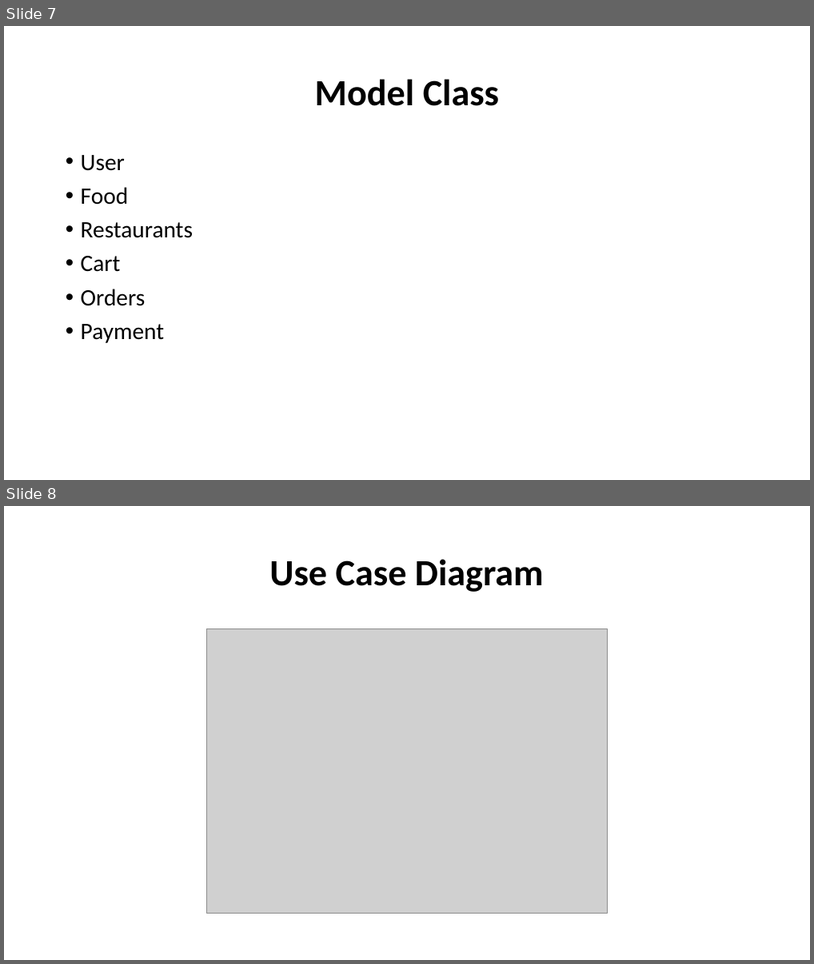
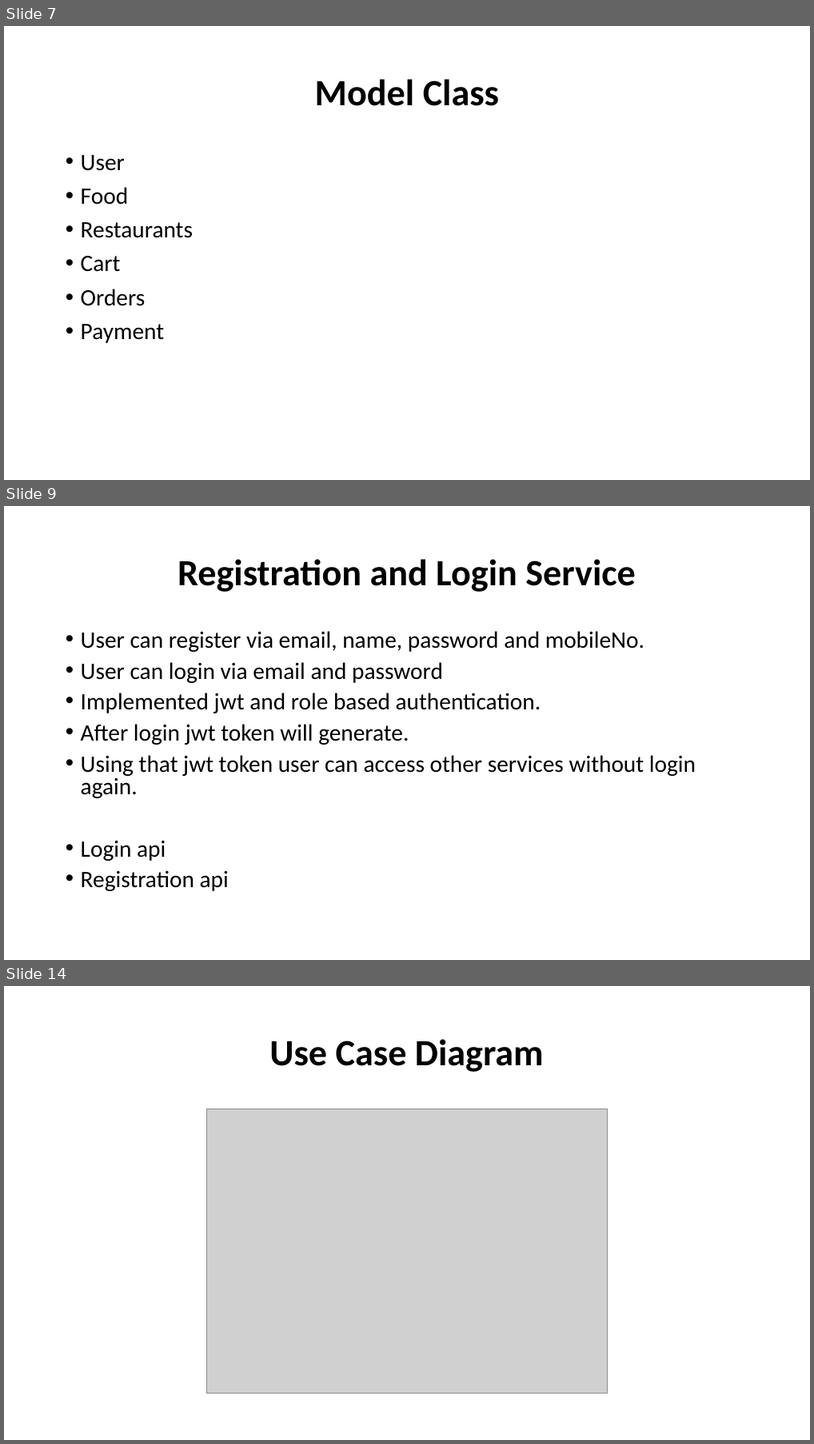
Before and after one commit to tarun683/swiggy_casestudy, a slide deck: Documents/workspace-spring-tool-suite-4-4.14.0.RELEASE/swiggy documentation/Swiggy Application documentation.pptx. Shown one above the other, each under a label of ours: slides 7 and 8 before the commit, slides 7, 9 and 14 after it; the slides between them are not shown. The pictures are 814x964 and 814x1444 pixels, drawn with LibreOffice and Linux fonts; fonts in the diff are those of the drawing; grey boxes stand for pictures. Boxes give left, top, right and bottom in pixels: in the first picture for what was removed or moved away, otherwise in the second. Text is boxed around its words. In the diff, an @@ line names an element or a change of style, - is before the commit and + after.

```diff
--- a/Documents/workspace-spring-tool-suite-4-4.14.0.RELEASE/swiggy documentation/Swiggy Application documentation.pptx
+++ b/Documents/workspace-spring-tool-suite-4-4.14.0.RELEASE/swiggy documentation/Swiggy Application documentation.pptx
@@ slide 9 added at <box>4,506,810,960</box>, background #FFFFFF @@
@@ title added at <box>178,559,636,592</box>, 44 pt, text #000000, bold @@
+Registration and Login Service
@@ text added at <box>81,631,696,891</box>, 28 pt, text #000000 @@
+• User can register via email, name, password and mobileNo.
+• User can login via email and password
+• Implemented jwt and role based authentication.
+• After login jwt token will generate.
+• Using that jwt token user can access other services without login again.
+• Login api
+• Registration api
@@ what was slide 8 is now slide 14 @@
```
Also in this commit, not shown: 1 slide changed, 5 other slides added.
